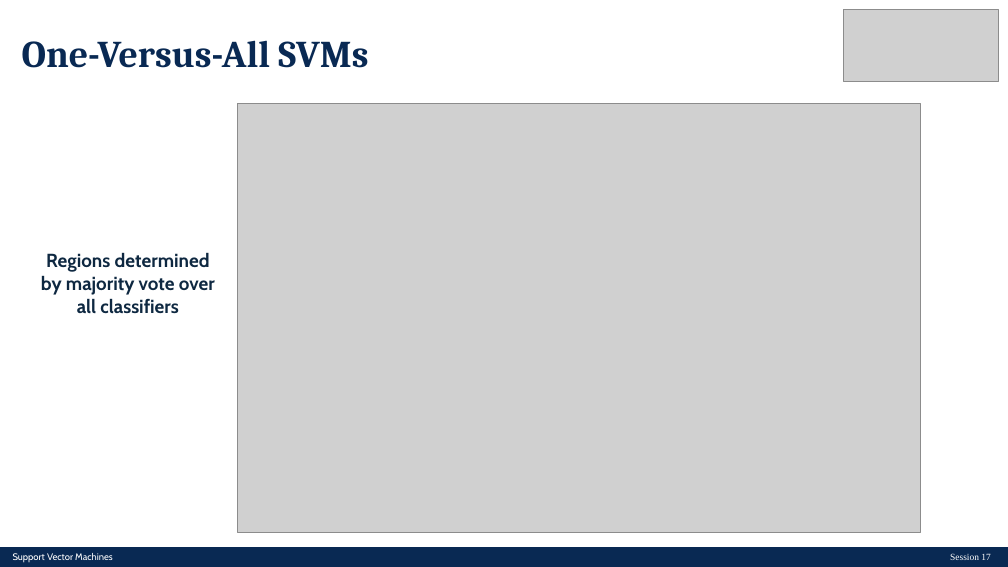
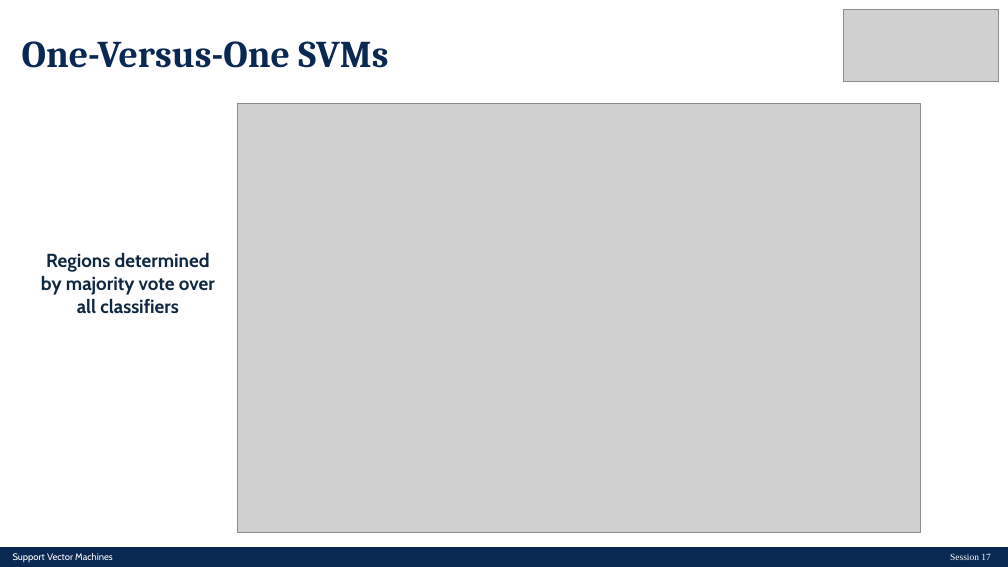
Before and after one commit to makee5/ML_ADS, a slide deck: slide 23 of materials/session_17/T/ML-Session17-T.pptx. Drawn at 1008x567 pixels with LibreOffice and Linux fonts; fonts in the diff are those of the drawing; grey boxes stand for pictures. Boxes give left, top, right and bottom in pixels: in the first picture for what was removed or moved away, otherwise in the second. Text is boxed around its words. In the diff, an @@ line names an element or a change of style, - is before the commit and + after.

Commit message:
[FIX] slide typo

```diff
--- a/materials/session_17/T/ML-Session17-T.pptx
+++ b/materials/session_17/T/ML-Session17-T.pptx
@@ title at box(22, 41, 388, 68): text changed @@
-One-Versus-All SVMs
+One-Versus-One SVMs
```
Also in this commit, not shown: 1 other file.
